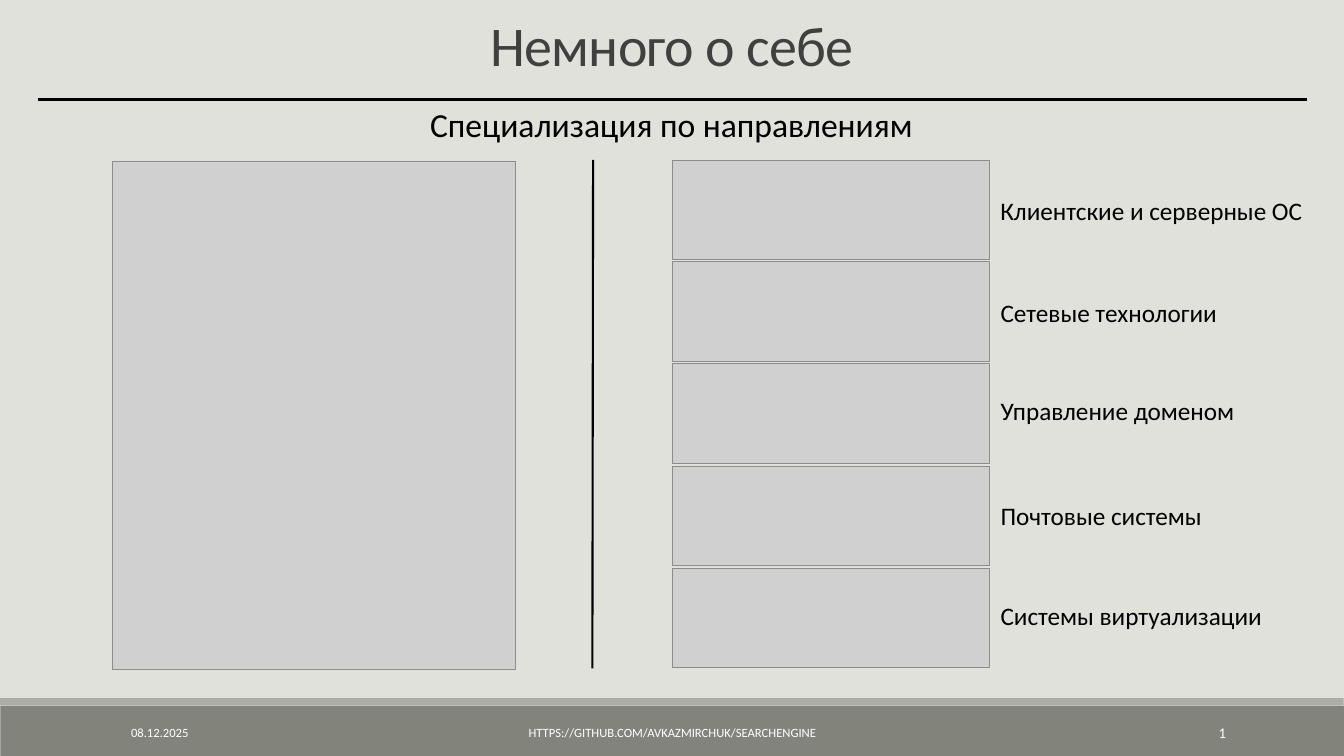
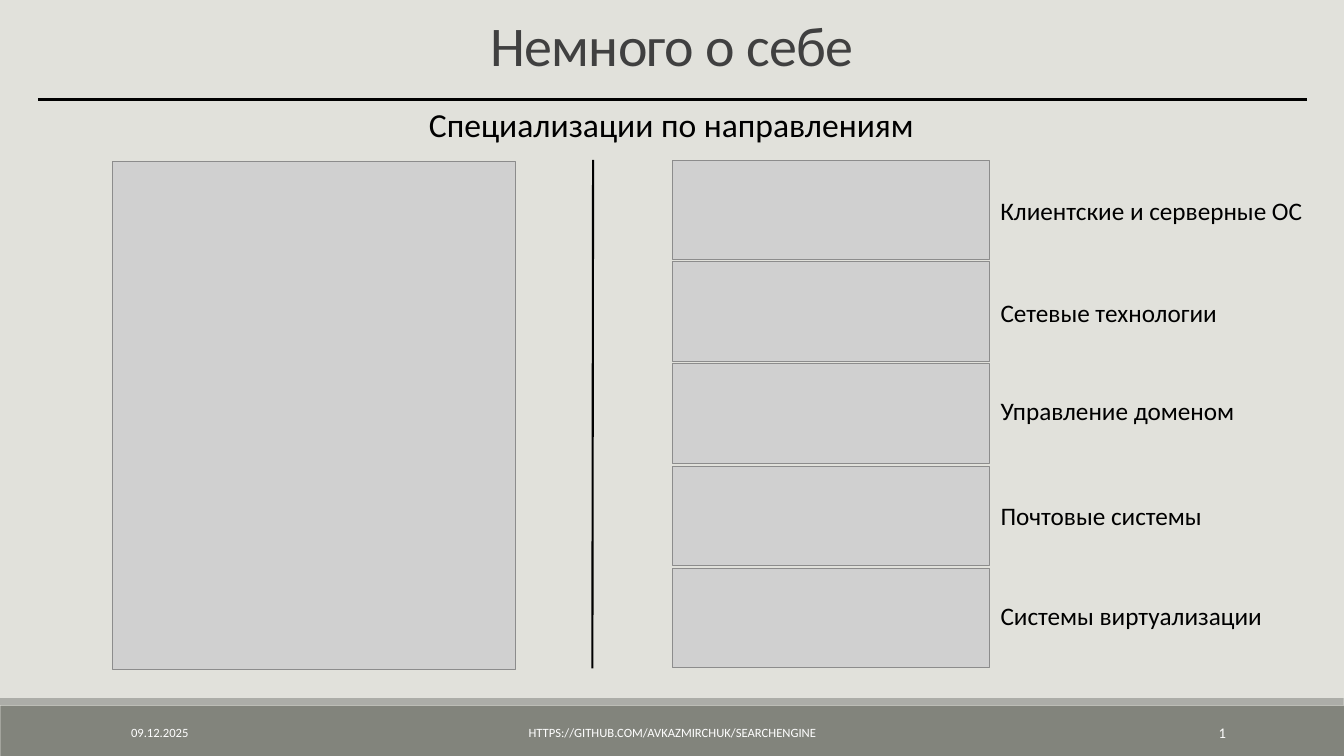
Before and after one commit to AVKazmirchuk/SearchEngine, a slide deck: slide 1 of presentation/защита.pptx. Drawn at 1344x756 pixels with LibreOffice and Linux fonts; fonts in the diff are those of the drawing; grey boxes stand for pictures. Boxes give left, top, right and bottom in pixels: in the first picture for what was removed or moved away, otherwise in the second. Text is boxed around its words. In the diff, an @@ line names an element or a change of style, - is before the commit and + after.

```diff
--- a/presentation/защита.pptx
+++ b/presentation/защита.pptx
@@ text at bbox=[429, 115, 914, 143]: text changed @@
-Специализация по направлениям
+Специализации по направлениям
@@ text at bbox=[131, 729, 188, 737]: text changed @@
-08.12.2025
+09.12.2025
```
Also in this commit, not shown: 25 other slides changed, 4 other files.
